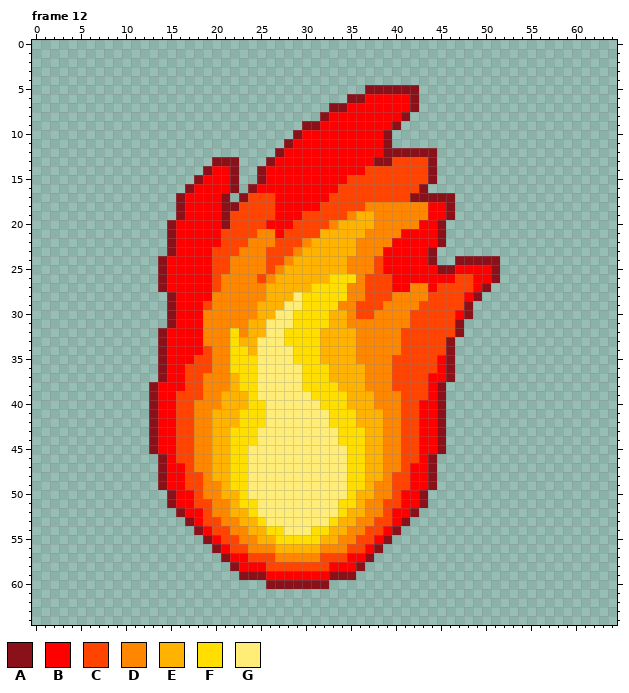
Pixel-art file -- resources/sprites/gui/upgrades/upgrades.aseprite. This is how it looked before the edit.
65x65 pixels, 43 frames. Pixels under 10% opacity are left out. Colours within 5 levels of each other are drawn and written as one. Shown: frame 12. The commit also changed other frames, which this record leaves out.
Palette (. is transparent): A #8a1119  B #ff0000  C #ff4300  D #ff8700  E #ffb200  F #ffde00  G #ffed77
The result:
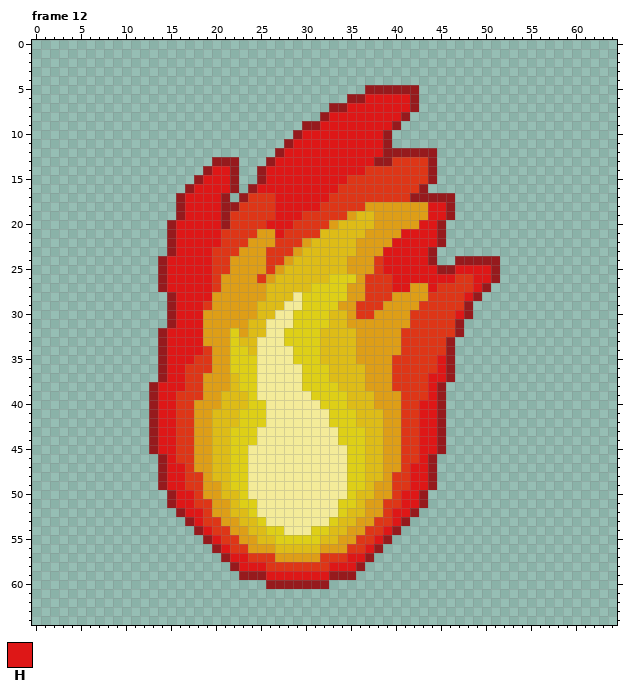
Colours new in this view: H #de1717
What changed:
colour A: #8a1119 -> #961a1d
colour C: #ff4300 -> #de3617
colour D: #ff8700 -> #de9e17
colour E: #ffb200 -> #debc17
colour F: #ffde00 -> #decf17
colour G: #ffed77 -> #f4eb99
Changed rows in their new state; - is a pixel that keeps its letter.
Frame 12, layer "old":
first column x 14:
 6 -----------------------HHHHH---------
 7 ---------------------HHHHHHH---------
 8 -------------------HHHHHHHH----------
 9 ------------------HHHHHHHH-----------
10 ----------------HHHHHHHHH------------
11 ---------------HHHHHHHHHH------------
12 --------------HHHHHHHHHHH------------
13 -------------HHHHHHHHHHH-------------
14 ------HH----HHHHHHHHHHH--------------
15 -----HHH----HHHHHHHHH----------------
16 ----HHHH---HHHHHHHHH-----------------
17 ---HHHH------HHHHHH------------------
18 ---HHHH------HHHHH------------HH-----
19 ---HHHH------HHH--------------HH-----
20 --HHHHH-----HHH--------------HH------
21 --HHHHH------H-------------HHHH------
22 --HHHHH-------------------HHHHH------
23 --HHHH-------------------HHHHH-------
24 -HHHHH-------------------HHHHH-------
25 -HHHHH-------------------HHHHHH--HHHH
26 -HHHHH--------------------HHHHHHH--HH
27 -HHHHH--------------------HH--H----H-
28 --HHHH----------------------------H--
29 --HHH--------------------------------
30 --HHH----------------------------H---
31 --HHH--------------------------------
32 -HHHH--------------------------------
33 -HHHH--------------------------------
34 -HHHH--------------------------------
35 -HHH---------------------------H-----
36 -HH----------------------------H-----
37 -HH---------------------------HH-----
38 HHH---------------------------H------
39 HH----------------------------H------
40 HH---------------------------HH------
41 HH---------------------------HH------
42 HH---------------------------HH------
43 HH---------------------------HH------
44 HH---------------------------HH------
45 HH---------------------------HH------
46 -H---------------------------H-------
47 -HH-------------------------HH-------
48 -HH-------------------------HH-------
49 -HH-------------------------HH-------
50 --HH-----------------------HH--------
51 --HH-----------------------HH--------
52 ---HH---------------------HH---------
53 ----H---------------------H----------
54 -----H-------------------H-----------
55 ------H-----------------H------------
56 -------H---------------H-------------
57 --------HH-----------HH--------------
58 ---------HHH-------HHH---------------
59 ------------HHHHHHH------------------
